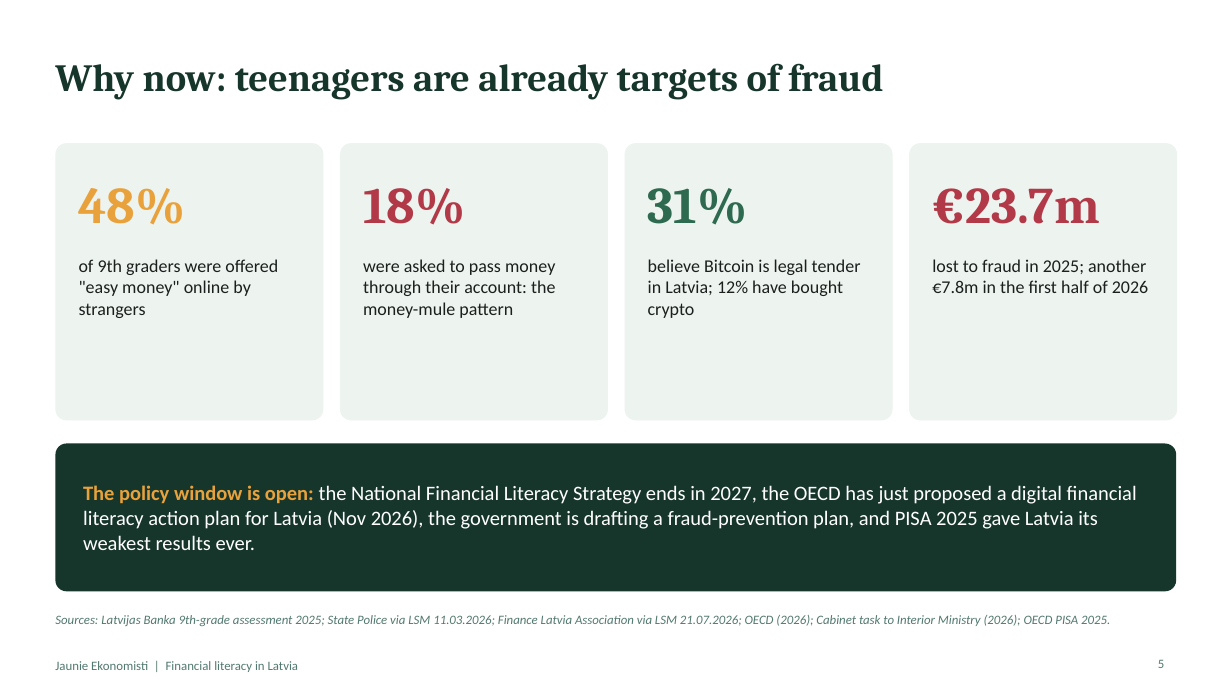
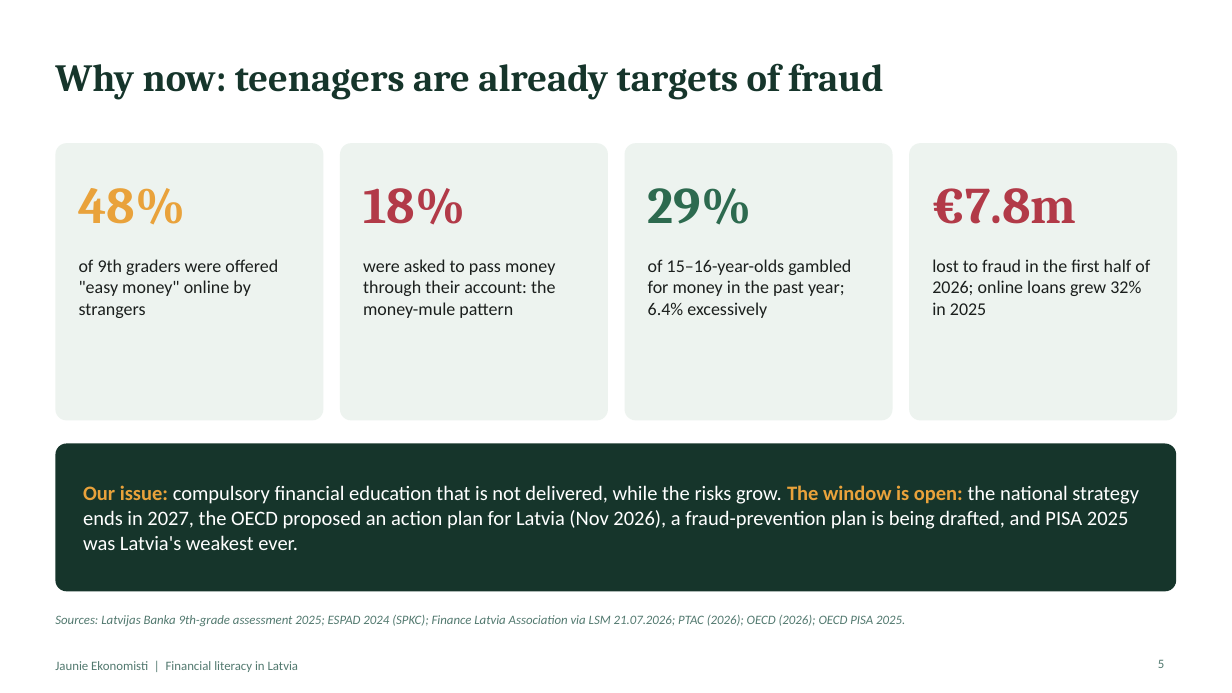
Before and after one commit to ArtisLV890/Elective-Impact-Making-for-the-Competitiveness-and-Data-Driven-Decisions-2026-2027, a slide deck: slide 5 of financial-literacy/presentation/Financial literacy in Latvia - presentation.pptx. Drawn at 1232x693 pixels with LibreOffice and Linux fonts; fonts in the diff are those of the drawing. Boxes give left, top, right and bottom in pixels: in the first picture for what was removed or moved away, otherwise in the second. Text is boxed around its words. In the diff, an @@ line names an element or a change of style, - is before the commit and + after.

```diff
--- a/financial-literacy/presentation/Financial literacy in Latvia - presentation.pptx
+++ b/financial-literacy/presentation/Financial literacy in Latvia - presentation.pptx
@@ text at (x1=648, y1=188, x2=751, y2=225): text changed @@
-31%
+29%
@@ text at (x1=932, y1=188, x2=1076, y2=224): text changed @@
-€23.7m
+€7.8m
@@ text at (x1=648, y1=259, x2=851, y2=318): text changed @@
-believe Bitcoin is legal tender in Latvia; 12% have bought crypto
+of 15–16-year-olds gambled for money in the past year; 6.4% excessively
@@ text at (x1=932, y1=259, x2=1150, y2=315): text changed @@
-lost to fraud in 2025; another €7.8m in the first half of 2026
+lost to fraud in the first half of 2026; online loans grew 32% in 2025
@@ text at (x1=83, y1=485, x2=1139, y2=550): text changed @@
-The policy window is open: the National Financial Literacy Strategy ends in 2027, the OECD has just proposed a digital financial literacy action plan for Latvia (Nov 2026), the government is drafting a fraud-prevention plan, and PISA 2025 gave Latvia its weakest results ever.
+Our issue: compulsory financial education that is not delivered, while the risks grow. The window is open: the national strategy ends in 2027, the OECD proposed an action plan for Latvia (Nov 2026), a fraud-prevention plan is being drafted, and PISA 2025 was Latvia's weakest ever.
@@ text at (x1=55, y1=615, x2=905, y2=626): text changed @@
-Sources: Latvijas Banka 9th-grade assessment 2025; State Police via LSM 11.03.2026; Finance Latvia Association via LSM 21.07.2026; OECD (2026); Cabinet task to Interior Ministry (2026); OECD PISA 2025.
+Sources: Latvijas Banka 9th-grade assessment 2025; ESPAD 2024 (SPKC); Finance Latvia Association via LSM 21.07.2026; PTAC (2026); OECD (2026); OECD PISA 2025.
```
Also in this commit, not shown: 7 other slides changed, 2 slides added, 1 other file.
